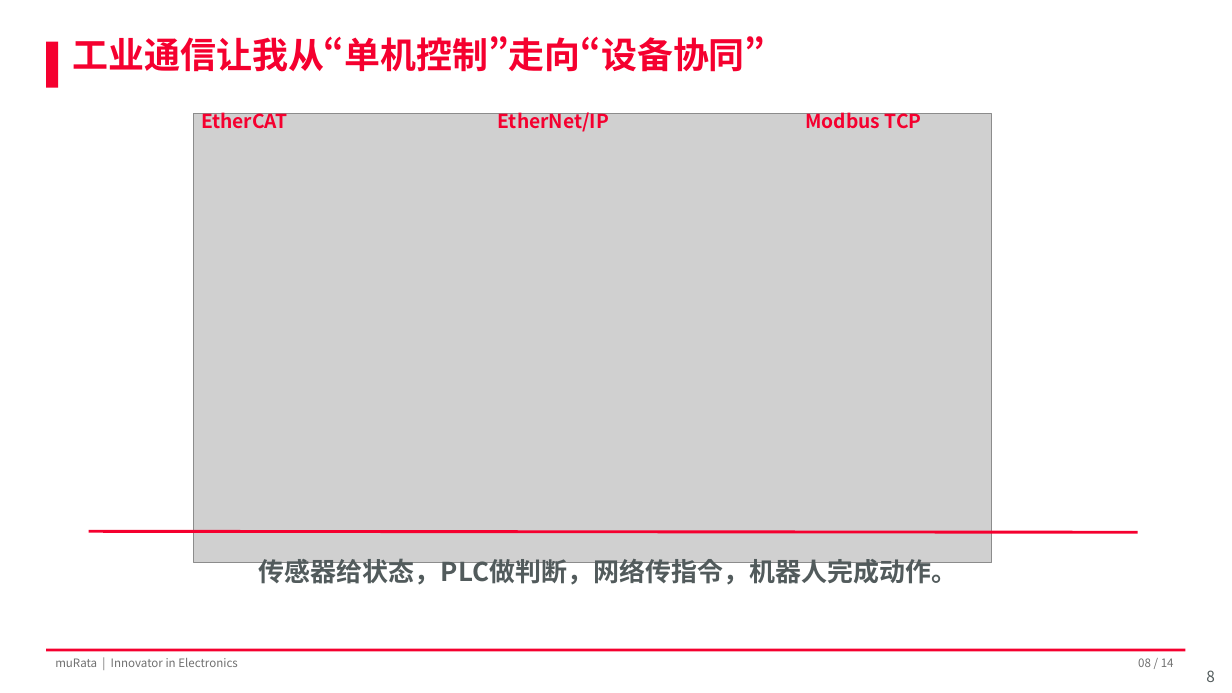
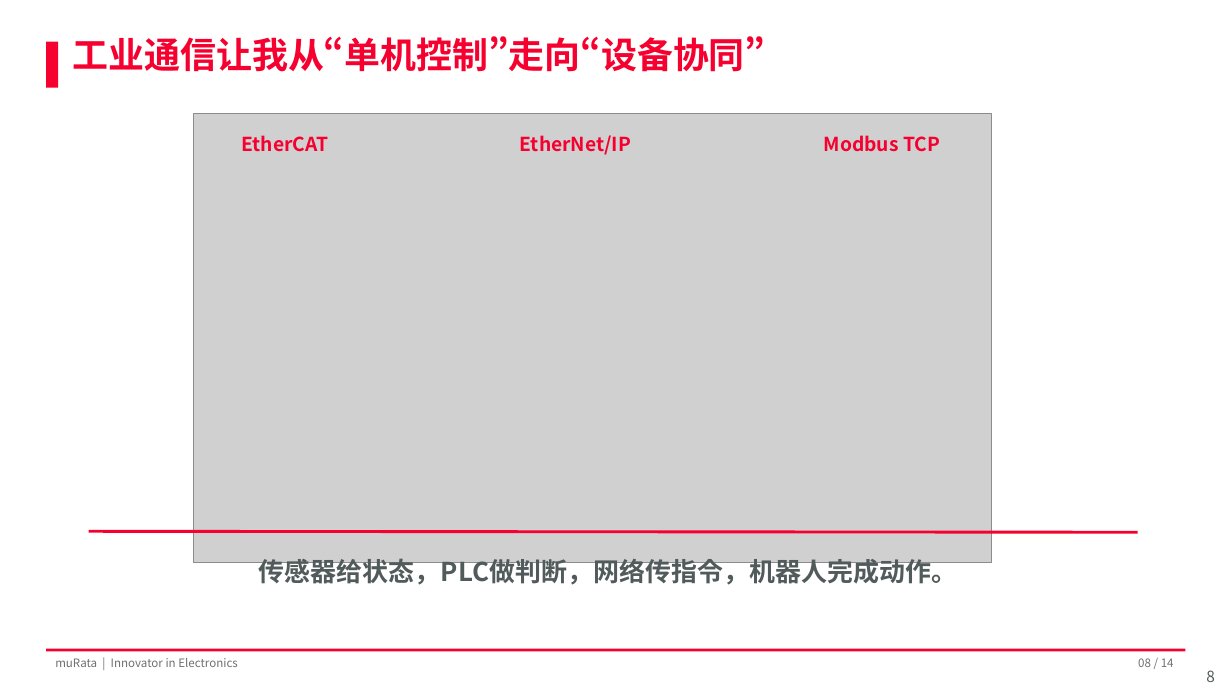
Before and after one commit to Zhang-Bo-glitch/muRata, a slide deck: slide 8 of 结业汇报.pptx. Drawn at 1232x693 pixels with LibreOffice and Linux fonts; fonts in the diff are those of the drawing; grey boxes stand for pictures; background and template pictures are left out. Boxes give left, top, right and bottom in pixels: in the first picture for what was removed or moved away, otherwise in the second. Text is boxed around its words. In the diff, an @@ line names an element or a change of style, - is before the commit and + after.

```diff
--- a/结业汇报.pptx
+++ b/结业汇报.pptx
@@ text "EtherCAT" rewrapped from (x1=201, y1=108, x2=288, y2=129) to (x1=242, y1=135, x2=329, y2=152) @@
@@ text "EtherNet/IP" rewrapped from (x1=498, y1=108, x2=609, y2=132) to (x1=520, y1=135, x2=631, y2=155) @@
@@ text "Modbus TCP" rewrapped from (x1=805, y1=108, x2=922, y2=129) to (x1=824, y1=135, x2=940, y2=152) @@
```
Also in this commit, not shown: 7 other slides changed.
